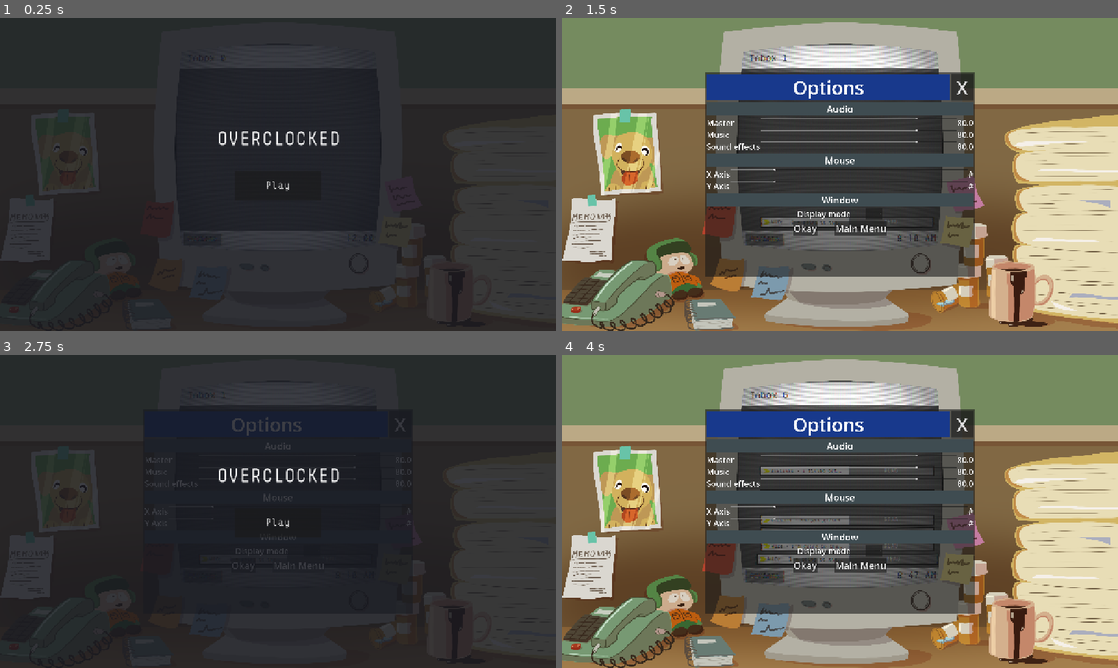
Above: before the commit, frames 1-4 (two rows, left to right).
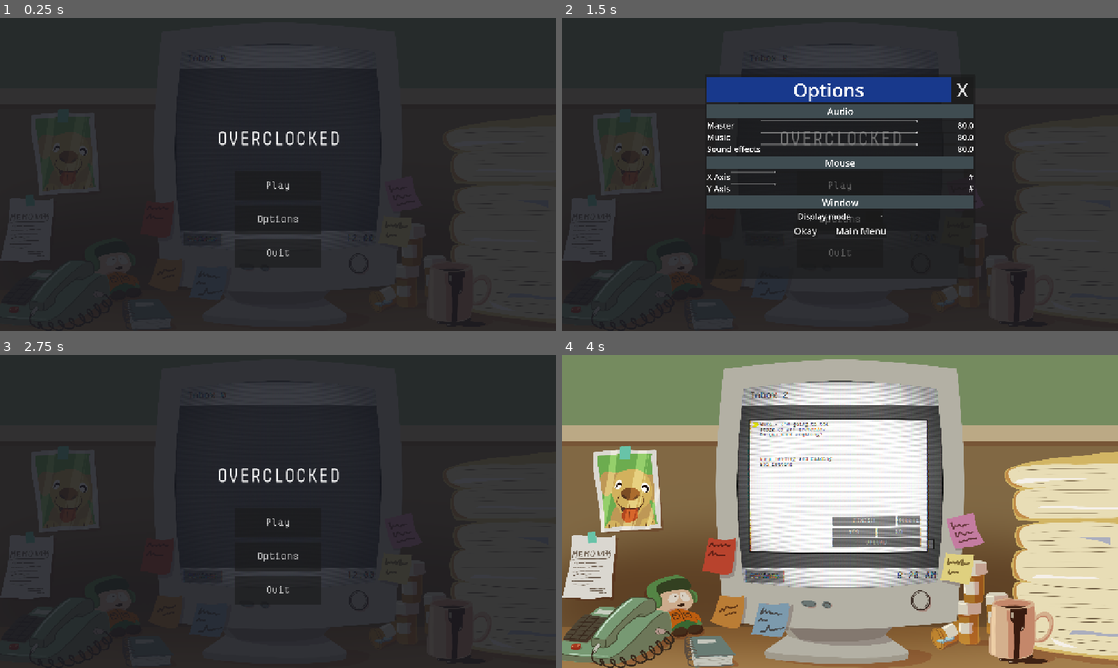
Above: after the commit, the same moments.

Repository: BradBenJoya/GMTK2026
Game: Godot game, scene res://Scenes/main.tscn
The game is run twice, just before and just after one commit, with the same random seed, the same clock (stepped at 60 frames per second) and the same inputs.
Inputs:
- Up to frame 1 (0.25 s): no input
- Up to frame 2 (1.5 s): click "Play" (after the commit: "Options") at 0.5 s; click "Options" at 1.25 s
- Up to frame 3 (2.75 s): click "Main Menu" at 2 s
- Up to frame 4 (4 s): click "Play" at 2.75 s; click "READ" at 3.5 s

The runs differ from the first frame. In frame 1, 0.3% of the frame differs, in the area x 42-58%, y 63-77%; in frame 2, 85%, in the area x 0-100%, y 0-100%; in frame 3, 1.1%; in frame 4, 30%.

Commit message:
options menu now works at start screen

Diff:
--- a/Scenes/main.tscn
+++ b/Scenes/main.tscn
@@ -167,7 +167,7 @@
 unique_name_in_owner = true
 process_mode = 3
 visible = false
-z_index = 10
+z_index = 11
 anchors_preset = 8
 anchor_left = 0.5
 anchor_top = 0.5
@@ -237,19 +237,21 @@
 [node name="UpgradeTimer" type="Timer" parent="." unique_id=768330774]
 wait_time = 2.5
 
+[node name="MainMenu" parent="." unique_id=371072770 instance=ExtResource("2_6bp64")]
+
 [node name="Options" parent="." unique_id=550690077 instance=ExtResource("15_wsu2k")]
-process_mode = 3
 visible = false
-z_index = 10
-anchors_preset = 8
-anchor_left = 0.5
-anchor_top = 0.5
-anchor_right = 0.5
-anchor_bottom = 0.5
-offset_left = -927.0
-offset_top = -700.0
-offset_right = 927.0
-offset_bottom = 700.0
+top_level = true
+z_index = 4096
+anchors_preset = 8
+anchor_left = 0.5
+anchor_top = 0.5
+anchor_right = 0.5
+anchor_bottom = 0.5
+offset_left = -1565.0
+offset_top = -1043.0
+offset_right = 289.0
+offset_bottom = 357.0
 
 [connection signal="pressed" from="Monitor/SubViewport/Manager/BottomBar/OptionsButton" to="." method="_on_options_button_pressed"]
 [connection signal="pressed" from="UpgradeBox/UpgradeChoice/UpgradeCard" to="." method="_on_upgrade_selected" flags=18]
--- a/Scenes/main_menu.tscn
+++ b/Scenes/main_menu.tscn
@@ -13,7 +13,7 @@
 
 [node name="MainMenu" type="Node2D" unique_id=371072770]
 process_mode = 3
-z_index = 4096
+z_index = 2024
 scale = Vector2(2, 2)
 
 [node name="ColorRect" type="ColorRect" parent="." unique_id=825915157]
@@ -49,3 +49,21 @@
 theme = SubResource("Theme_1ehe0")
 text = "Play"
 script = ExtResource("1_28flt")
+
+[node name="TempOptionButton" type="Button" parent="." unique_id=1891978400]
+offset_left = -150.0
+offset_top = 105.0
+offset_right = 150.0
+offset_bottom = 205.0
+theme = SubResource("Theme_1ehe0")
+text = "Options"
+script = ExtResource("1_28flt")
+
+[node name="TempQuitButton" type="Button" parent="." unique_id=173807423]
+offset_left = -150.0
+offset_top = 221.0
+offset_right = 150.0
+offset_bottom = 321.0
+theme = SubResource("Theme_1ehe0")
+text = "Quit"
+script = ExtResource("1_28flt")
--- a/Scenes/options.tscn
+++ b/Scenes/options.tscn
@@ -9,6 +9,7 @@
 bg_color = Color(0.24721333, 0.29866195, 0.31812525, 1)
 
 [node name="Options" type="PanelContainer" unique_id=550690077]
+process_mode = 3
 anchors_preset = 15
 anchor_right = 1.0
 anchor_bottom = 1.0
--- a/Scripts/main.gd
+++ b/Scripts/main.gd
@@ -90,12 +90,18 @@
 
 	match new_state:
 		GameState.MAIN_MENU:
-			current_scene_instance = main_menu.instantiate()
-			add_child(current_scene_instance)
-			var play_button = current_scene_instance.get_node("TempPlayButton")
+			$MainMenu.show()
+			#current_scene_instance = main_menu.instantiate()
+			#add_child(current_scene_instance)
+			var play_button = $MainMenu.get_node("TempPlayButton")
 			play_button.play_pressed.connect(_on_play_pressed)
+			var options_button = $MainMenu.get_node("TempOptionButton")
+			options_button.play_pressed.connect(_on_options_pressed)
+			var quit_button = $MainMenu.get_node("TempQuitButton")
+			quit_button.play_pressed.connect(_on_quit_pressed)
 			get_tree().paused = true
 		GameState.GAME:
+			$MainMenu.hide()
 			get_tree().paused = false
 		GameState.PAUSE_MENU:
 			get_tree().paused = true
@@ -107,6 +113,13 @@
 # end ByDesign
 
 #start ampbeetle
+func _on_options_pressed() -> void:
+	$Options.show()
+
+func _on_quit_pressed() -> void:
+	get_tree().root.propagate_notification(NOTIFICATION_WM_CLOSE_REQUEST)
+	get_tree().quit()
+
 func choose_upgrade():
 	for child in %UpgradeChoice.get_children():
 		child.random_card()
@@ -163,6 +176,7 @@
 func _on_main_button_pressed() -> void:
 	#add a "are you sure?" later
 	game_state = GameState.MAIN_MENU
+	$Options.hide()
 
 func _on_apply_button_pressed() -> void:
 	if Global._window_mode == 0:  # window mode
